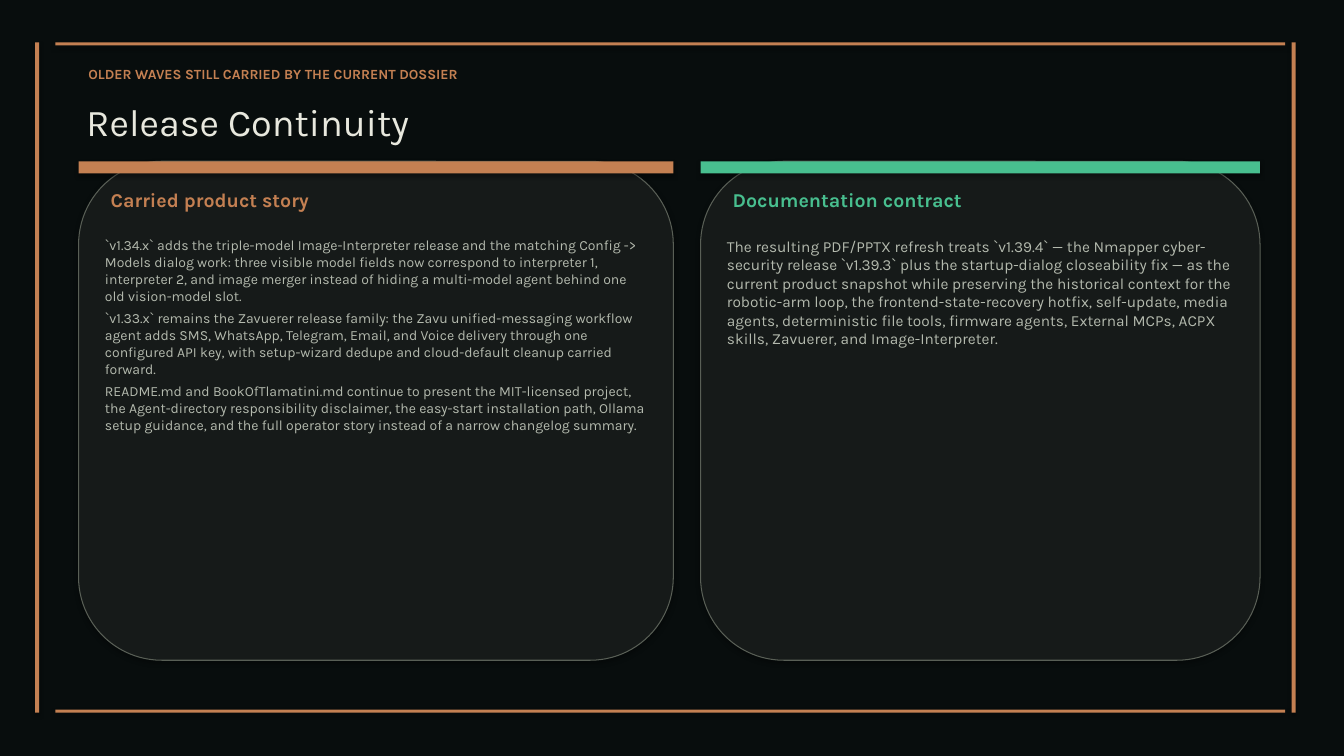
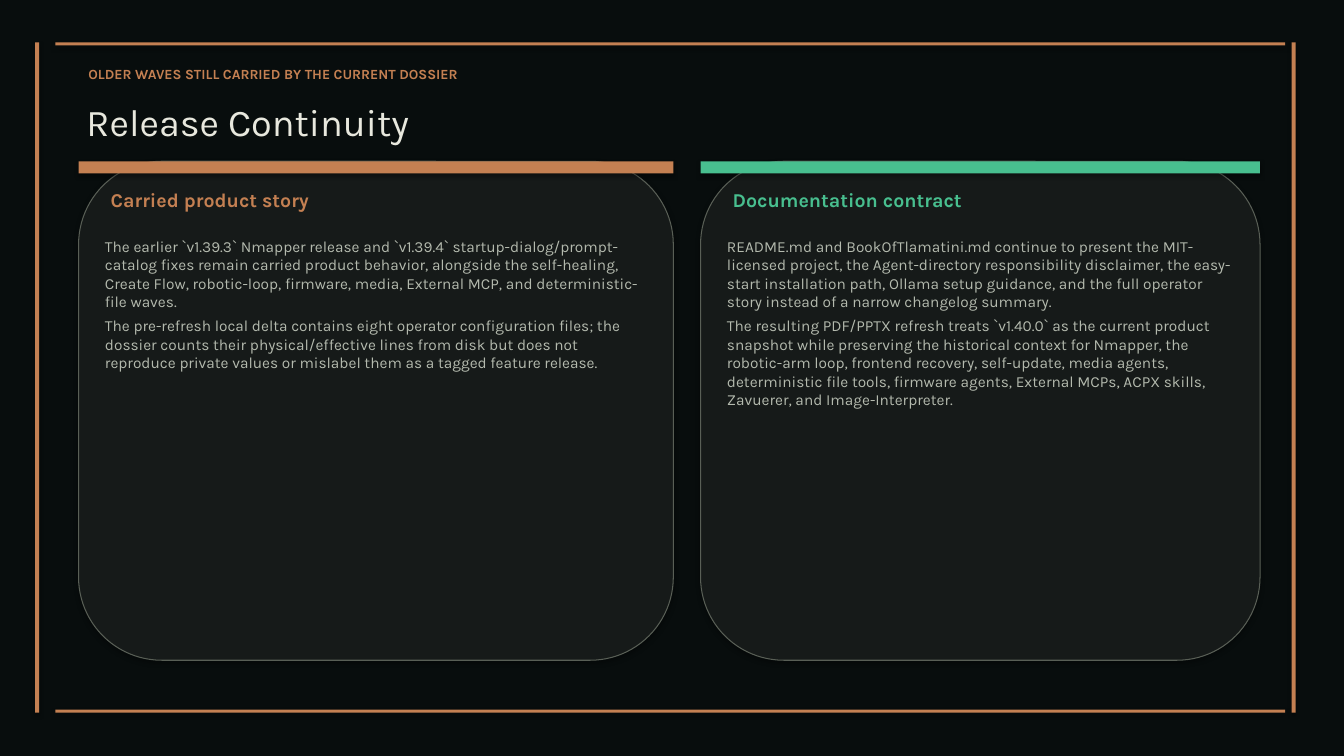
Before and after one commit to XAIHT/Tlamatini, a slide deck: slide 22 of Tlamatini_eXtended_Artificial_Intelligence_Humanly_Tempered.pptx. Drawn at 1344x756 pixels with LibreOffice and Linux fonts; fonts in the diff are those of the drawing. Boxes give left, top, right and bottom in pixels: in the first picture for what was removed or moved away, otherwise in the second. Text is boxed around its words. In the diff, an @@ line names an element or a change of style, - is before the commit and + after.

```diff
--- a/Tlamatini_eXtended_Artificial_Intelligence_Humanly_Tempered.pptx
+++ b/Tlamatini_eXtended_Artificial_Intelligence_Humanly_Tempered.pptx
@@ text at box(105, 240, 637, 372): text changed; size 10 to 11 pt @@
-`v1.34.x` adds the triple-model Image-Interpreter release and the matching Config -> Models dialog work: three visible model fields now correspond to interpreter 1, interpreter 2, and image merger instead of hiding a multi-model agent behind one old vision-model slot.
-`v1.33.x` remains the Zavuerer release family: the Zavu unified-messaging workflow agent adds SMS, WhatsApp, Telegram, Email, and Voice delivery through one configured API key, with setup-wizard dedupe and cloud-default cleanup carried forward.
-README.md and BookOfTlamatini.md continue to present the MIT-licensed project, the Agent-directory responsibility disclaimer, the easy-start installation path, Ollama setup guidance, and the full operator story instead of a narrow changelog summary.
+The earlier `v1.39.3` Nmapper release and `v1.39.4` startup-dialog/prompt-catalog fixes remain carried product behavior, alongside the self-healing, Create Flow, robotic-loop, firmware, media, External MCP, and deterministic-file waves.
+The pre-refresh local delta contains eight operator configuration files; the dossier counts their physical/effective lines from disk but does not reproduce private values or mislabel them as a tagged feature release.
@@ text at box(727, 241, 1231, 409): text changed @@
-The resulting PDF/PPTX refresh treats `v1.39.4` — the Nmapper cyber-security release `v1.39.3` plus the startup-dialog closeability fix — as the current product snapshot while preserving the historical context for the robotic-arm loop, the frontend-state-recovery hotfix, self-update, media agents, deterministic file tools, firmware agents, External MCPs, ACPX skills, Zavuerer, and Image-Interpreter.
+README.md and BookOfTlamatini.md continue to present the MIT-licensed project, the Agent-directory responsibility disclaimer, the easy-start installation path, Ollama setup guidance, and the full operator story instead of a narrow changelog summary.
+The resulting PDF/PPTX refresh treats `v1.40.0` as the current product snapshot while preserving the historical context for Nmapper, the robotic-arm loop, frontend recovery, self-update, media agents, deterministic file tools, firmware agents, External MCPs, ACPX skills, Zavuerer, and Image-Interpreter.
```
Also in this commit, not shown: 50 other slides changed, 10 slides added, 3 slides removed, 2 other files.
